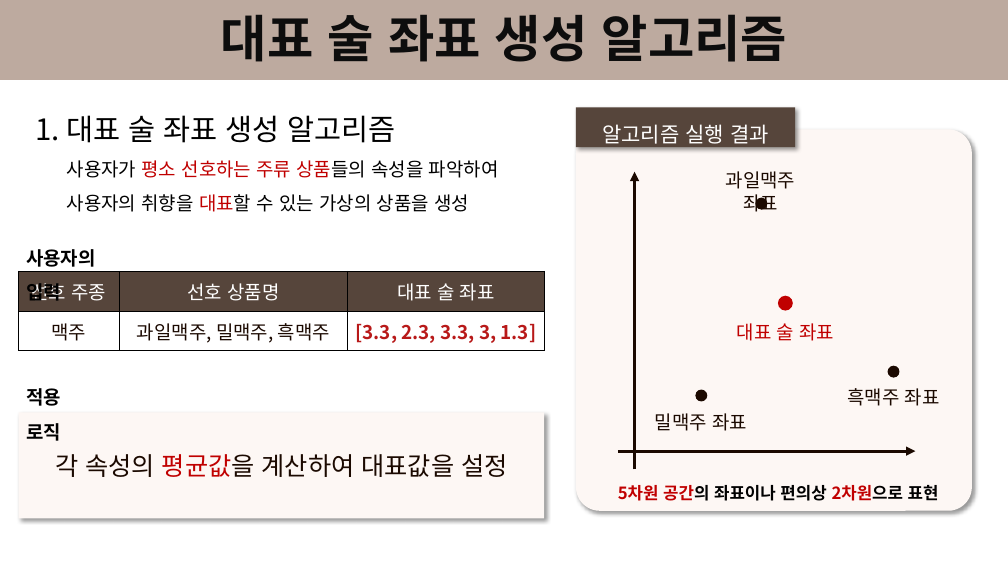
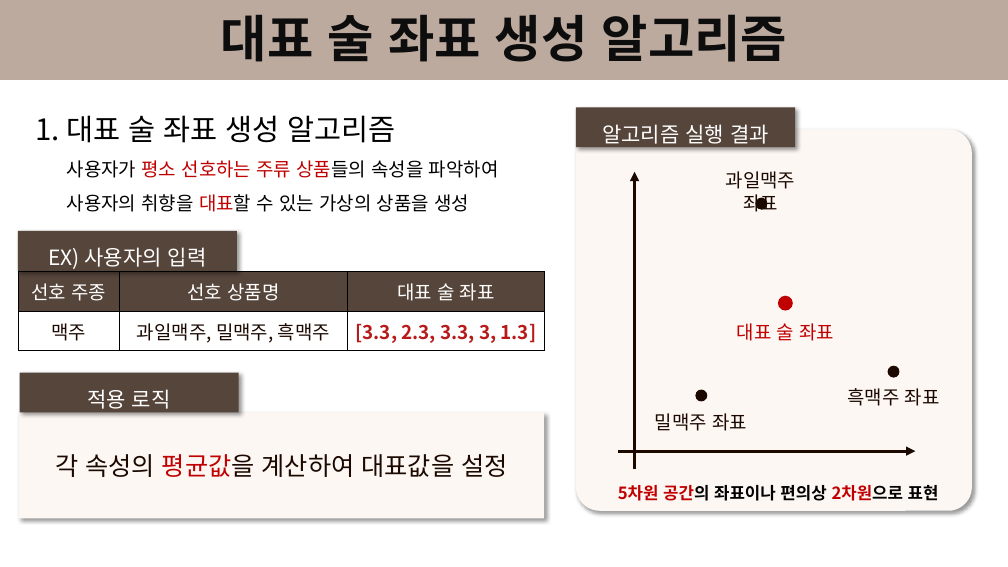
Before and after one commit to dongkieric98/Traditional_Liquor_Recommendation_Algorithm, a slide deck: slide 13 of TLRAlgorithm.pptx (slide 12 before the commit). Drawn at 1008x567 pixels with LibreOffice and Linux fonts; fonts in the diff are those of the drawing. Boxes give left, top, right and bottom in pixels: in the first picture for what was removed or moved away, otherwise in the second. Text is boxed around its words. In the diff, an @@ line names an element or a change of style, - is before the commit and + after.

Commit message:
update file

```diff
--- a/TLRAlgorithm.pptx
+++ b/TLRAlgorithm.pptx
@@ rounded rectangle "EX) 사용자의 입력": place and size @@
-rounded rectangle "EX) 사용자의 입력" at box(26, 194, 137, 301)
+rounded rectangle "EX) 사용자의 입력" at box(18, 231, 237, 271)
@@ rounded rectangle "EX) 사용자의 입력" at box(18, 231, 237, 271): vertical alignment top to middle; fill none to #56453B; shadow on @@
@@ text in rounded rectangle at box(48, 247, 207, 269): text changed; size 18 to 20 pt; text colour #000000 to #FFFFFF; bold off @@
-사용자의 입력
+EX) 사용자의 입력
@@ rounded rectangle "적용 로직": place and size @@
-rounded rectangle "적용 로직" at box(26, 388, 61, 441)
+rounded rectangle "적용 로직" at box(20, 373, 239, 413)
@@ rounded rectangle "적용 로직" at box(20, 373, 239, 413): size 18 to 20 pt, text colour #000000 to #FFFFFF, bold off; alignment left to centre; vertical alignment top to middle; fill none to #56453B; shadow on @@
```
Also in this commit, not shown: 2 other slides changed, 5 slides added.
